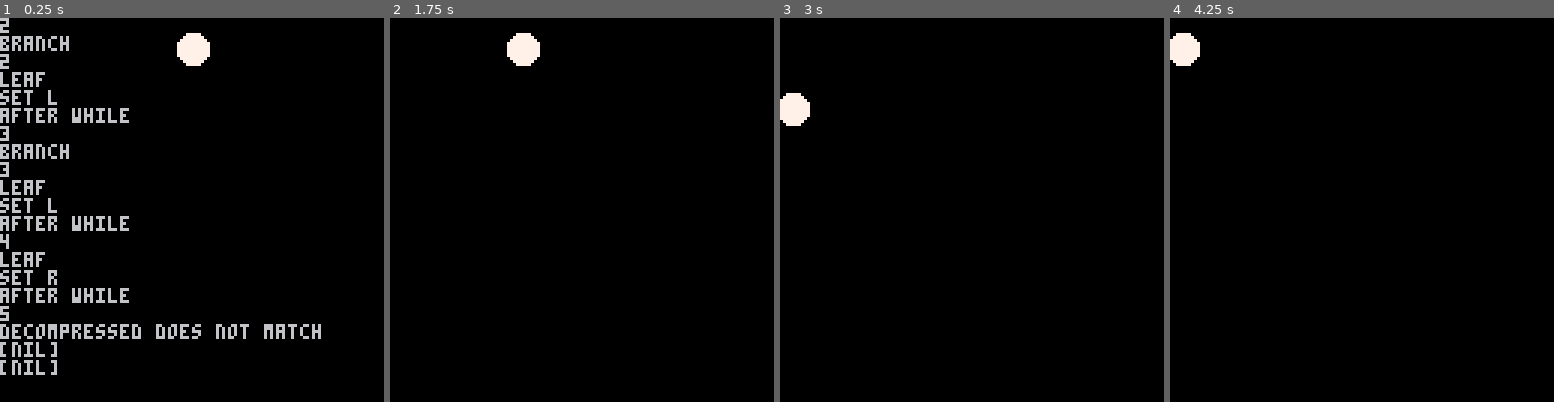
Above: before the commit, frames 1-4 (left to right).
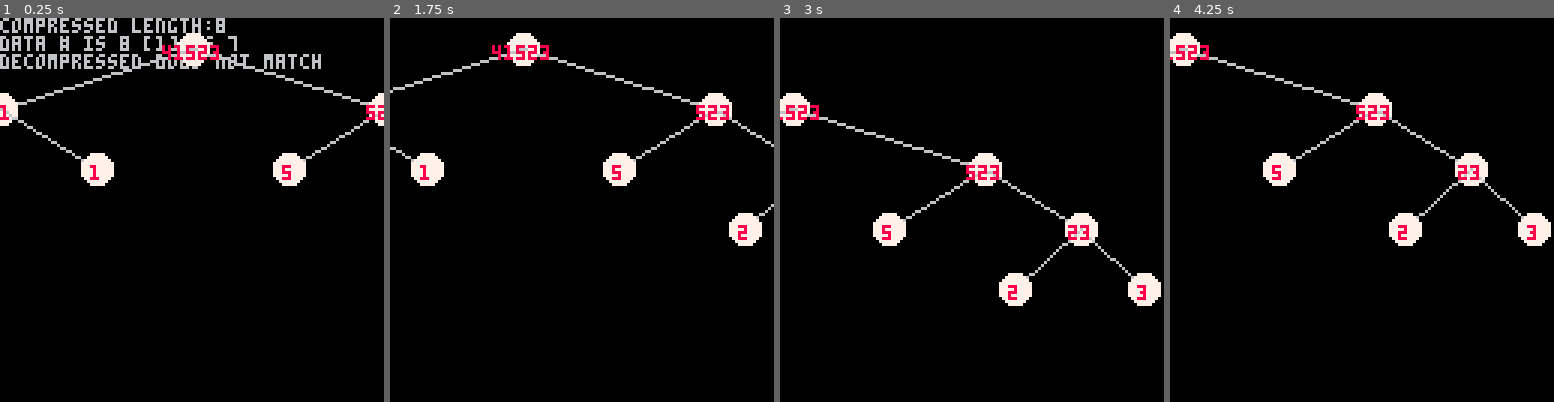
Above: after the commit, the same moments.

Repository: lkingsford/pico8-projects
Game: PICO-8 cartridge ctest.p8
Two runs of this game, one before a commit and one after it. Both use one fixed random seed, a clock stepped at 60 frames per second and the inputs below.
Inputs:
- Up to frame 1 (0.25 s): no input
- Up to frame 2 (1.75 s): hold Right from 1.6 s (still down)
- Up to frame 3 (3 s): release Right at 2.1 s; hold Up 2.15-2.42 s; hold Right from 2.47 s (still down)
- Up to frame 4 (4.25 s): release Right at 3.03 s; hold Left 3.08-3.58 s; hold Down 3.63-3.97 s; hold Right from 4.02 s (still down)

The runs differ from the first frame. In frame 1, 11% of the frame differs, in the area x 0-100%, y 0-93%; in frame 2, 3.6%; in frame 3, 4.0%; in frame 4, 4.0%.

Commit message:
Can read and write huffman tree

Diff:
--- a/ctest.p8
+++ b/ctest.p8
@@ -64,6 +64,14 @@
 		for i = 0,7 do
 			self:bit_push(shr(band(v, shl(1, i))), i)
 		end
+	end,
+	byte_insert = function(self, v, l)
+	 	local new_data = {}
+		for i, cv in ipairs(self.data) do
+			if i == l then add(new_data, v) end
+			add(new_data, cv)
+		end
+		self.data = new_data
 	end,
 	next = function(self)
 		self.cursor[2] += 1
@@ -127,46 +135,38 @@
 
 	-- Encode huffman tree -
 	-- Encoded as byte N, followed by a series of a bit 'b', then optionally byte 'B'.
-	-- N is total number of nodes
+	-- N is the size of the tree in bytes
 	-- b is if current node is leaf (1) or branch (0)
 	-- B is (if leaf) the value of the leaf
 	local output = stream:c()
-	output:byte_push(node_count)
 	huff_enc_node(nodes, output)
+	output:byte_insert(#output.data,1)
 	return output.data
+end
+
+function huff_dec_node(input, last_byte)
+	if input.cursor[1] > last_byte then return {c={}} end
+	if input:bit_read() == 0 then
+		-- branch
+		local l = huff_dec_node(input, last_byte)
+		local r = huff_dec_node(input, last_byte)
+		local c = {}
+		for i in all(l.c) do add(c, i) end
+		for i in all(r.c) do add(c, i) end
+		return {c=c, l=l, r=r}
+	else
+		-- leaf
+		return {c={input:byte_read()}}
+	end
 end
 
 function huff_dec(data)
 	local input = stream:c(data)
 	print("data # is " .. #data .. " [1] is " .. data[1])
-	local node_count = input:byte_read()
-	print("node count = " .. node_count)
-	local root = {}
-	stack = {root}
-	leafs = {}
+	local byte_count = input:byte_read()
+	local leafs = {}
 	-- Decode huffman tree
-	while #leafs < node_count do
-		if input:bit_read() == 1 then
-			print("leaf")
-			-- leaf
-			local byte = input:byte_read()
-			local leaf = {c={byte}, p=stack[#stack]}
-			add(leafs, leaf)
-			local n = leaf.p
-			while n do
-				add(n.c,leaf.c[0])
-				n = n.p
-			end
-			if stack[#stack].l == nil then stack[#stack].l = leaf print('set l') else stack[#stack].r = leaf print('set r') end
-			while #stack > 1 and n != nil and n.l != nil and n.r != nil do n=stack[#stack] del(stack, n) end
-			print("after while")
-		else
-			print("branch")
-			-- branch
-			add(stack, {c={},p=stack[#stack]})
-		end
-		print(#leafs)
-	end
+	root=huff_dec_node(input, byte_count + 1)
 	return root
 end
 
@@ -189,24 +189,25 @@
 	end
 	local c = ""
 	if node.c then
-		for i in all(node.c) do c ..= chr(i) end
+		for i in all(node.c) do c ..= i end
 	print(c,x-#node.c*2,y-1,8) end
 end
 
 --mmg_song = "I am the very model of a modern Major-General I've information vegetable, animal, and mineral I know the  …(811 unchanged characters)…
 -- print("uncompressed length: ".. #mmg_song)
-mmg_song = chr(1) .. chr(1) .. chr(2) .. chr(3) .. chr(4) .. chr(5)
+mmg_song = chr(1) .. chr(1) .. chr(2) .. chr(3) .. chr(4) .. chr(5) .. chr(5)
 compressed = huff_enc(str_to_bytes(mmg_song))
 
 cls()
 
 print("compressed length:" .. #compressed)
 decompressed = huff_dec(compressed)
+--stop()
 if compressed == decompressed then print("decompressed matches") else print("decompressed does not match") end
 
---tree = generate_huff_tree(str_to_bytes(mmg_song))
-print(decompressed.l)
-print(decompressed.r)
+-- tree = generate_huff_tree(str_to_bytes(mmg_song))
+--print(decompressed.l)
+--print(decompressed.r)
 
 cx=64
 cy=10
@@ -218,5 +219,5 @@
 end
 --
 function _draw()
-	draw_tree(stack[2], cx, cy)
-end
+	draw_tree(decompressed, cx, cy)
+end
